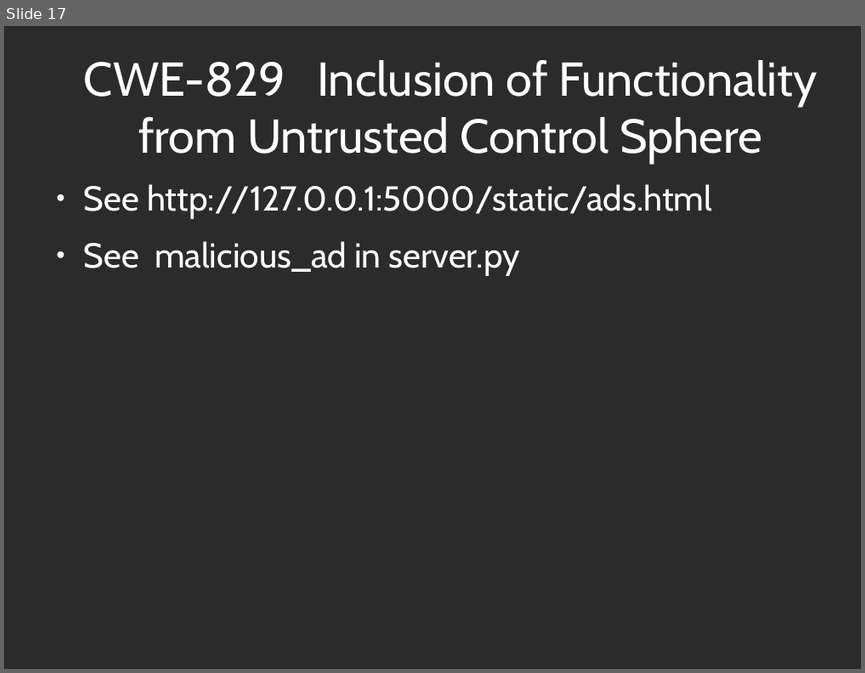
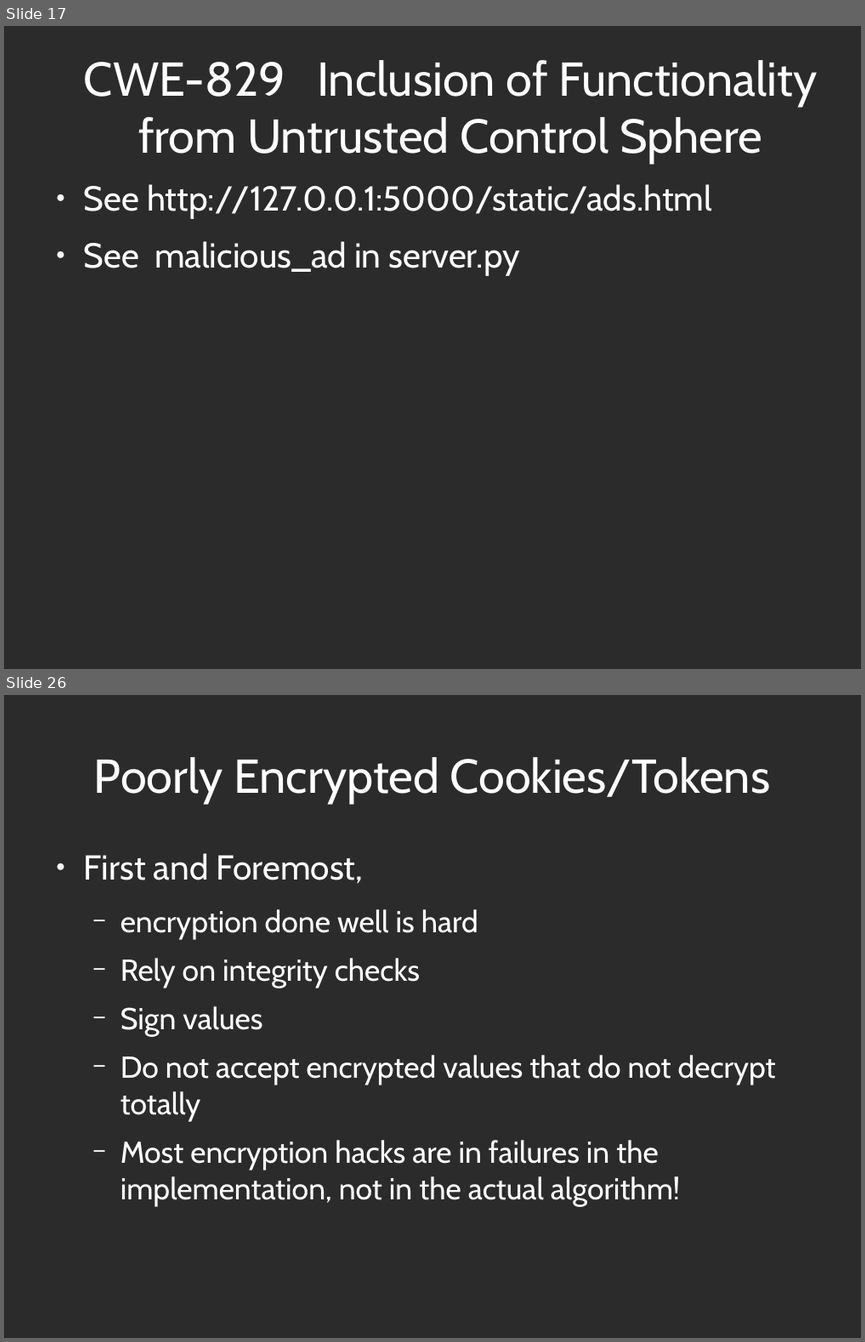
Before and after one commit to abramhindle/CMPUT404-Web-Security, a slide deck: 11-Security.odp. Shown one above the other, each under a label of ours: slide 17 before the commit, slides 17 and 26 after it; the slides between them are not shown. The pictures are 865x673 and 865x1342 pixels, drawn with LibreOffice and Linux fonts; fonts in the diff are those of the drawing; background and template pictures are left out; a plain dark background stands for a picture behind light text. Boxes give left, top, right and bottom in pixels: in the first picture for what was removed or moved away, otherwise in the second. Text is boxed around its words. In the diff, an @@ line names an element or a change of style, - is before the commit and + after.

```diff
--- a/11-Security.odp
+++ b/11-Security.odp
@@ slide 26 added at [4,695,861,1338], background picture (left out) @@
@@ title added at [94,757,770,804], 44 pt, text #FFFFFF @@
+Poorly Encrypted Cookies/Tokens
@@ text added at [84,853,776,1206], 28 pt, text #FFFFFF @@
+● First and Foremost,
+  − encryption done well is hard
+  − Rely on integrity checks
+  − Sign values
+  − Do not accept encrypted values that do not decrypt totally
+  − Most encryption hacks are in failures in the implementation, not in the actual algorithm!
```
Also in this commit, not shown: 15 other slides added, 5 slides removed, 4 other files.
